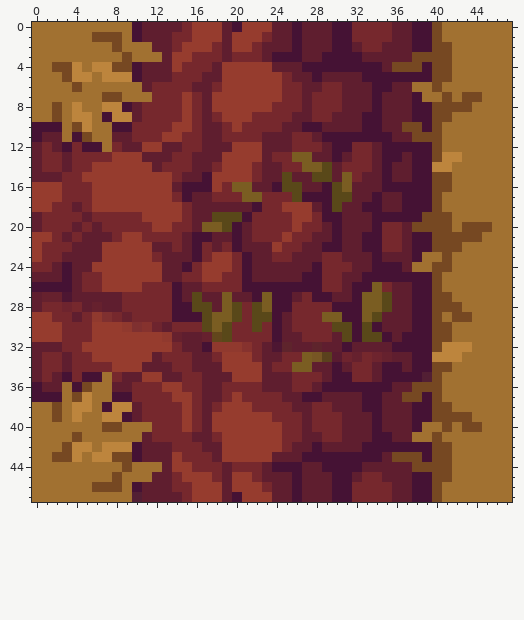
Pixel-art sprite -- src/public/assets/images/tiles/forkwest.png. The first picture shows the starting point.
The file is 48x48 pixels. Colours within 5 levels of each other are drawn and written as one.
After the commit:
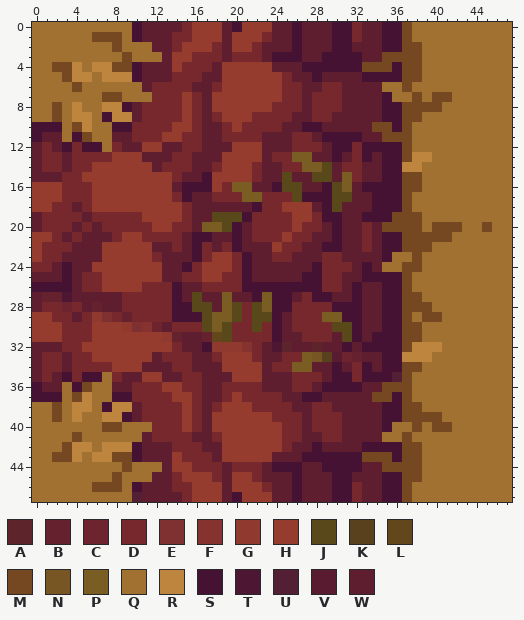
Palette (. is transparent): A #5e242c  B #66212e  C #6e242e  D #76282d  E #7f3030  F #86322e  G #90392e  H #963c2e  J #594819  K #5a411d  L #62461c  M #764822  N #775624  P #7a5d22  Q #a17131  R #bd853d  S #451234  T #4d1632  U #521f34  V #591b30  W #5f1e2f
Changes in this commit:
y 0..1: x 33..40 DDDWWSSM -> WWSSMQQQ
y 2: x 33..41 DDWWWSSMM -> WWSSMMQQQ
y 3: x 35..37 WWW -> MMM; x 39..41 MMM -> QQQ
y 4: x 33..36 SSWM -> MMMS; x 39..41 SMM -> QQQ
y 5: x 37..41 SSSMM -> MMQQQ
y 6: x 34..37 SSWW -> WQQM; x 40 M -> Q
y 7: x 34..38 SWWWS -> WSQQM; x 40 Q -> M; x 43..44 MM -> QQ
y 8: x 34..39 SWWWSS -> WSSMMM; x 41..43 MMM -> QQQ
y 9: x 33..41 SSWWWSSMM -> WWSSMMQQQ
y 10: x 33..36 SSWW -> WMMS; x 38..40 MSM -> QQQ
y 11: x 33..40 SSSWWMMM -> WWMMMQQQ
y 12: x 33..34 DW -> SS; x 37..40 SSSM -> MQQQ
y 13: x 33 D -> S; x 37..42 WSSMRR -> MRRQQQ
y 14: x 33 D -> W; x 36..41 WWSSRR -> SRRQQQ
y 15: x 36..41 WWSSMM -> SMMQQQ
y 16: x 33..34 WW -> SS; x 37..41 SSSMM -> MMQQQ
y 17: x 35..40 WWSSSM -> SSMQQQ
y 18: x 33 S -> W; x 35..40 WWSSSM -> SSMQQQ
y 19: x 33 W -> S; x 36..41 SSSMMM -> MMMQQQ
y 20: x 33..37 WSDDW -> DWMMM; x 39 M -> Q; x 42..44 QMM -> MQQ
y 21: x 33..39 SSDDWSS -> DWSSMMM; x 42..44 MMM -> QQQ
y 22: x 33..42 SSDDWSSMMM -> DWSSMMMQQQ
y 23: x 34..38 SWWWS -> WSQQM; x 41 M -> Q
y 24: x 33..38 WSSSWQ -> SWQQMM; x 40..41 MM -> QQ
y 25: x 37..40 SSSM -> MQQQ
y 26: x 33..40 SPDWWSSM -> WWSSMQQQ
y 27: x 33..41 PPJWWSSMM -> WWSSMMQQQ
y 28: x 33..42 PPJWWSSMMM -> WWSSMMMQQQ
y 29: x 33..39 PJWWWSS -> WWSSMQM; x 42..43 MM -> QQ
y 30: x 33..41 JSWWWSSMM -> WWSSMMQQQ
y 31: x 33..34 JJ -> WS; x 36..41 WSSSMM -> SMMQQQ
y 32: x 33..35 WWW -> SSS; x 37..43 SSSMRRR -> MRRRQQQ
y 33: x 33..42 DCBWWSSRRR -> WWSSRRRQQQ
y 34: x 33 D -> S; x 37..41 WSSMM -> MMQQQ
y 35: x 33..34 DW -> SS; x 36..40 SSSUM -> UMQQQ
y 36: x 33..40 SSSWWMMM -> WWMMMQQQ
y 37: x 33..36 SSWW -> WMMS; x 38..40 MSM -> QQQ
y 38: x 33..41 SSWWWSSMM -> WWSSMMQQQ
y 39: x 34..39 SWWWSS -> WSSMMM; x 41..43 MMM -> QQQ
y 40: x 34..38 SWWWS -> WSQQM; x 40 Q -> M; x 43..44 MM -> QQ
y 41: x 34..37 SSWW -> WQQM; x 40 M -> Q
y 42: x 37..41 SSSMM -> MMQQQ
y 43: x 33..36 SSWM -> MMMS; x 39..41 SMM -> QQQ
y 44: x 35..37 WWW -> MMM; x 39..41 MMM -> QQQ
y 45: x 33..41 DDWWWSSMM -> WWSSMMQQQ
y 46..47: x 33..40 DDDWWSSM -> WWSSMQQQ
